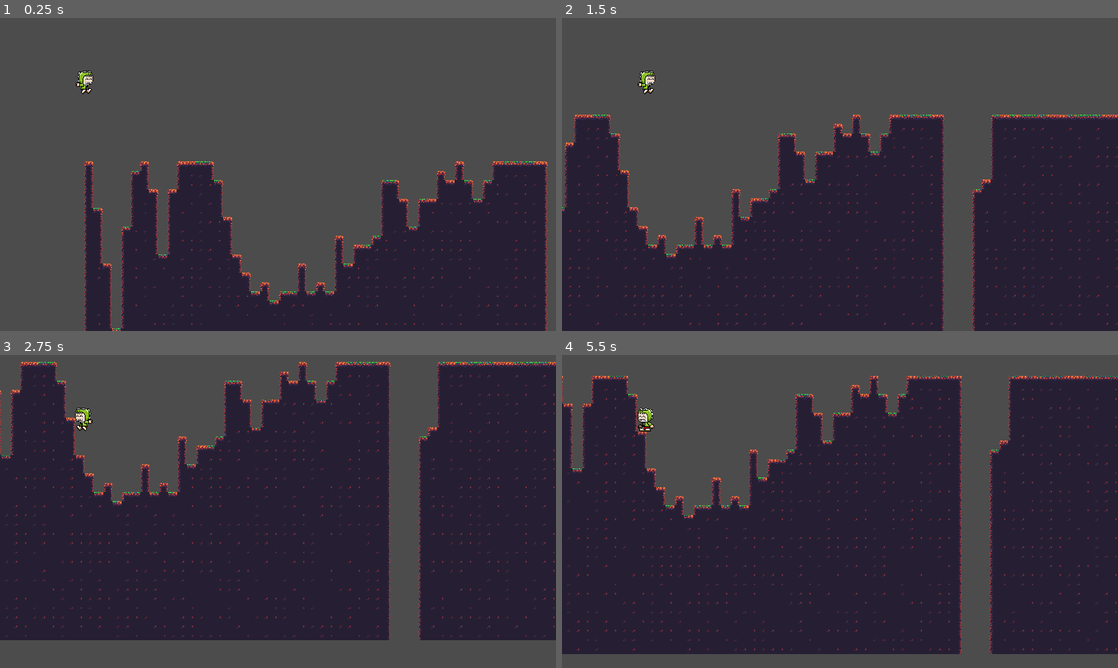
Above: before the commit, frames 1-4 (two rows, left to right).
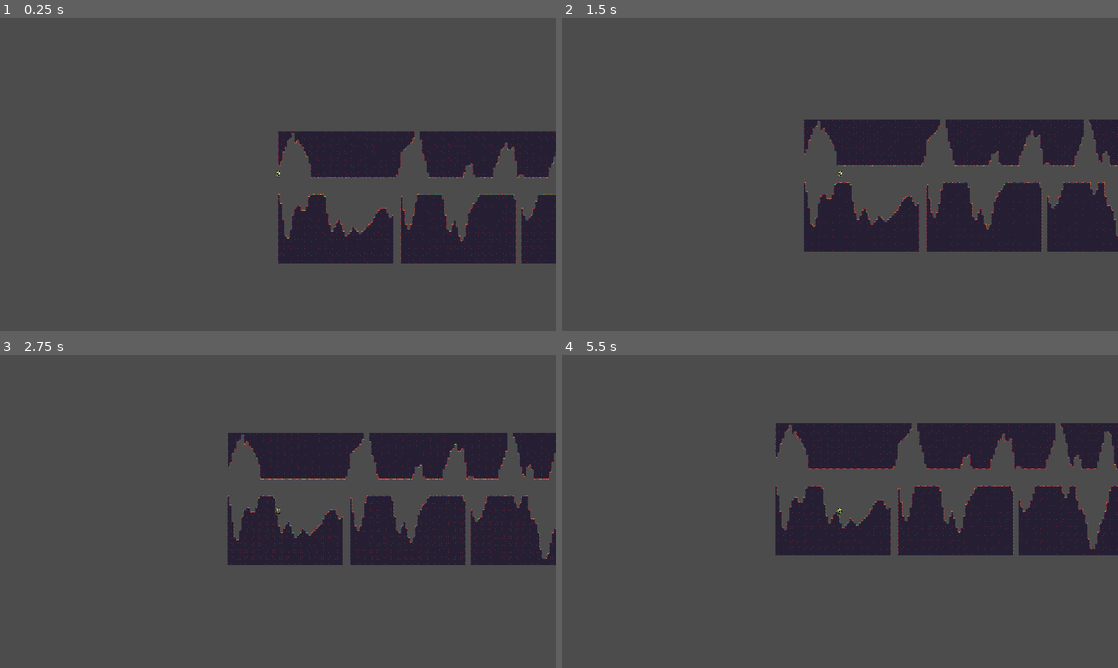
Above: after the commit, the same moments.

Repository: codemonsters/racekombat
Game: Godot game, scene res://Tilemap.tscn
The game is run twice, just before and just after one commit, with the same random seed, the same clock (stepped at 60 frames per second) and the same inputs. This scene is started directly instead of the project's main scene.
Inputs:
- Up to frame 1 (0.25 s): no input
- Up to frame 2 (1.5 s): tap Enter (ui_accept) at 0.5, 0.77 s; hold Right (ui_right) from 0.53 s (still down); tap Space at 0.6 s; tap Shift at 1.35 s
- Up to frame 3 (2.75 s): tap Enter (ui_accept) at 1.52 s; release Right (ui_right) at 2.03 s; hold Left (ui_left) from 2.03 s (still down); tap Keypad Enter at 2.1 s
- Up to frame 4 (5.5 s): release Left (ui_left) at 2.78 s; hold Right (ui_right) 2.78-4.28 s; tap Space at 2.85, 5.1 s; tap Enter (ui_accept) at 3.02, 3.77, 4.52 s; tap Shift at 3.6 s; hold Left (ui_left) 4.28-5.03 s; tap Keypad Enter at 4.35 s; hold Right (ui_right) from 5.03 s (still down)

The runs differ from the first frame. In frame 1, 34% of the frame differs, in the area x 13-100%, y 16-100%; in frame 2, 44%; in frame 3, 59%; in frame 4, 60%, in the area x 0-100%, y 6-96%.

Commit message:
Techo añadido

Diff:
--- a/server/Generation.gd
+++ b/server/Generation.gd
@@ -4,20 +4,31 @@
 
 func _ready():
 	randomize()
-#_create_noise(50,30,0,10)
-#_create_noise(50,30,50*1+10,10)
+	var length = 10
+	var width = 50
 	var distance = 0
-	for x in range(10):
-		var width = 50
-		_create_noise(width,30,x*width+distance,10)
+	var total_distance = 0
+
+	for x in range(length):
+		total_distance += distance
+		_create_noise(width, 30, x * width + total_distance, 10)
+		var tile = $TileMap.world_to_map(Vector2(width * x + total_distance, 30))
 		distance = randi()%10+1
+		print(tile)
+		#if rand_range(1, 10) > 8:
+			#distance = 20
+	_create_noise_roof(width * length + total_distance, 20, 0, -3)
+
+
+
 
 func _create_noise(width,height,pos_x,pos_y):
 	noise.seed = randi()
-	noise.octaves = 4
-	noise.period = rand_range(10.0,20.0)
-	print(noise.period)
+	noise.octaves = 20
+	noise.period = 15.0 #rand_range(15.0, 30.0)
 	noise.persistence = 0.8
+
+
 	for x in range(width):
 		for y in range(height):
 			var noise_height = noise.get_noise_1d(x)
@@ -25,6 +36,19 @@
 			if ceil(noise_height * 40) < y :
 				$TileMap.set_cellv(Vector2(pos_x+x, pos_y+y), 2)
 
+	$TileMap.update_bitmask_region()
 
+func _create_noise_roof(width, height, pos_x, pos_y):
+	noise.seed = randi()
+	noise.octaves = 8
+	noise.period = 10
+	noise.persistence = 0.5
+	for x in range(width):
+		for y in range(height):
+			var noise_height = noise.get_noise_1d(x)
 
-	$TileMap.update_bitmask_region()
+			if ceil(noise_height * 40) < y :
+				$RoofTileMap.set_cellv(Vector2(pos_x+x, pos_y+y), 0)
+
+	$RoofTileMap.scale.y = -1
+	$RoofTileMap.update_bitmask_region()
--- a/server/Tilemap.tscn
+++ b/server/Tilemap.tscn
@@ -1,13 +1,15 @@
-[gd_scene load_steps=21 format=2]
+[gd_scene load_steps=35 format=2]
 
 [ext_resource path="res://assets/platformer_in_the_forest.png" type="Texture" id=1]
-[ext_resource path="res://TileMap.gd" type="Script" id=4]
 [ext_resource path="res://Generation.gd" type="Script" id=5]
 [ext_resource path="res://Player.tscn" type="PackedScene" id=6]
 
 [sub_resource type="ConvexPolygonShape2D" id=1]
 points = PoolVector2Array( 0, 0, 16, 0, 16, 0, 0, 0 )
 
+[sub_resource type="ConvexPolygonShape2D" id=2]
+points = PoolVector2Array( 0, 0, 16, 0, 16, 16, 0, 16 )
+
 [sub_resource type="ConvexPolygonShape2D" id=3]
 points = PoolVector2Array( 0, 0, 16, 0, 16, 16, 0, 16 )
 
@@ -36,10 +38,10 @@
 points = PoolVector2Array( 0, 0, 16, 0, 16, 16, 0, 16 )
 
 [sub_resource type="ConvexPolygonShape2D" id=12]
-points = PoolVector2Array( 0, 0, 16, 0, 16, 16, 0, 16 )
+points = PoolVector2Array( 16, 16, 0, 16, 0, 0, 16, 0 )
 
 [sub_resource type="ConvexPolygonShape2D" id=13]
-points = PoolVector2Array( 16, 16, 0, 16, 0, 0, 16, 0 )
+points = PoolVector2Array( 0, 0, 16, 0, 16, 16, 0, 16 )
 
 [sub_resource type="ConvexPolygonShape2D" id=14]
 points = PoolVector2Array( 0, 0, 16, 0, 16, 16, 0, 16 )
@@ -47,10 +49,7 @@
 [sub_resource type="ConvexPolygonShape2D" id=15]
 points = PoolVector2Array( 0, 0, 16, 0, 16, 16, 0, 16 )
 
-[sub_resource type="ConvexPolygonShape2D" id=16]
-points = PoolVector2Array( 0, 0, 16, 0, 16, 16, 0, 16 )
-
-[sub_resource type="TileSet" id=2]
+[sub_resource type="TileSet" id=16]
 2/name = "prueba"
 2/texture = ExtResource( 1 )
 2/tex_offset = Vector2( 0, 0 )
@@ -83,10 +82,16 @@
 "autotile_coord": Vector2( 0, 0 ),
 "one_way": false,
 "one_way_margin": 1.0,
+"shape": SubResource( 2 ),
+"shape_transform": Transform2D( 1, 0, 0, 1, 0, 0 )
+}, {
+"autotile_coord": Vector2( 1, 0 ),
+"one_way": false,
+"one_way_margin": 1.0,
 "shape": SubResource( 3 ),
 "shape_transform": Transform2D( 1, 0, 0, 1, 0, 0 )
 }, {
-"autotile_coord": Vector2( 1, 0 ),
+"autotile_coord": Vector2( 2, 0 ),
 "one_way": false,
 "one_way_margin": 1.0,
 "shape": SubResource( 4 ),
@@ -98,19 +103,19 @@
 "shape": SubResource( 5 ),
 "shape_transform": Transform2D( 1, 0, 0, 1, 0, 0 )
 }, {
-"autotile_coord": Vector2( 2, 0 ),
+"autotile_coord": Vector2( 3, 0 ),
 "one_way": false,
 "one_way_margin": 1.0,
 "shape": SubResource( 6 ),
 "shape_transform": Transform2D( 1, 0, 0, 1, 0, 0 )
 }, {
-"autotile_coord": Vector2( 3, 0 ),
+"autotile_coord": Vector2( 4, 0 ),
 "one_way": false,
 "one_way_margin": 1.0,
 "shape": SubResource( 7 ),
 "shape_transform": Transform2D( 1, 0, 0, 1, 0, 0 )
 }, {
-"autotile_coord": Vector2( 4, 0 ),
+"autotile_coord": Vector2( 5, 0 ),
 "one_way": false,
 "one_way_margin": 1.0,
 "shape": SubResource( 8 ),
@@ -122,66 +127,220 @@
 "shape": SubResource( 9 ),
 "shape_transform": Transform2D( 1, 0, 0, 1, 0, 0 )
 }, {
-"autotile_coord": Vector2( 5, 0 ),
+"autotile_coord": Vector2( 1, 1 ),
 "one_way": false,
 "one_way_margin": 1.0,
 "shape": SubResource( 10 ),
 "shape_transform": Transform2D( 1, 0, 0, 1, 0, 0 )
 }, {
-"autotile_coord": Vector2( 1, 1 ),
+"autotile_coord": Vector2( 2, 1 ),
 "one_way": false,
 "one_way_margin": 1.0,
 "shape": SubResource( 11 ),
 "shape_transform": Transform2D( 1, 0, 0, 1, 0, 0 )
 }, {
-"autotile_coord": Vector2( 2, 1 ),
+"autotile_coord": Vector2( 6, 0 ),
 "one_way": false,
 "one_way_margin": 1.0,
 "shape": SubResource( 12 ),
 "shape_transform": Transform2D( 1, 0, 0, 1, 0, 0 )
 }, {
-"autotile_coord": Vector2( 6, 0 ),
+"autotile_coord": Vector2( 5, 1 ),
 "one_way": false,
 "one_way_margin": 1.0,
 "shape": SubResource( 13 ),
 "shape_transform": Transform2D( 1, 0, 0, 1, 0, 0 )
 }, {
-"autotile_coord": Vector2( 5, 1 ),
+"autotile_coord": Vector2( 3, 1 ),
 "one_way": false,
 "one_way_margin": 1.0,
 "shape": SubResource( 14 ),
 "shape_transform": Transform2D( 1, 0, 0, 1, 0, 0 )
 }, {
-"autotile_coord": Vector2( 3, 1 ),
+"autotile_coord": Vector2( 6, 1 ),
 "one_way": false,
 "one_way_margin": 1.0,
 "shape": SubResource( 15 ),
-"shape_transform": Transform2D( 1, 0, 0, 1, 0, 0 )
-}, {
-"autotile_coord": Vector2( 6, 1 ),
-"one_way": false,
-"one_way_margin": 1.0,
-"shape": SubResource( 16 ),
 "shape_transform": Transform2D( 1, 0, 0, 1, 0, 0 )
 } ]
 2/z_index = 0
 
+[sub_resource type="ConvexPolygonShape2D" id=17]
+points = PoolVector2Array( 0, 0, 16, 0, 16, 16, 0, 16 )
+
+[sub_resource type="ConvexPolygonShape2D" id=18]
+points = PoolVector2Array( 0, 0, 16, 0, 16, 16, 0, 16 )
+
+[sub_resource type="ConvexPolygonShape2D" id=19]
+points = PoolVector2Array( 0, 0, 16, 0, 16, 16, 0, 16 )
+
+[sub_resource type="ConvexPolygonShape2D" id=20]
+points = PoolVector2Array( 0, 0, 16, 0, 16, 16, 0, 16 )
+
+[sub_resource type="ConvexPolygonShape2D" id=21]
+points = PoolVector2Array( 0, 0, 16, 0, 16, 16, 0, 16 )
+
+[sub_resource type="ConvexPolygonShape2D" id=22]
+points = PoolVector2Array( 0, 0, 16, 0, 16, 16, 0, 16 )
+
+[sub_resource type="ConvexPolygonShape2D" id=23]
+points = PoolVector2Array( 0, 0, 16, 0, 16, 16, 0, 16 )
+
+[sub_resource type="ConvexPolygonShape2D" id=24]
+points = PoolVector2Array( 0, 0, 16, 0, 16, 16, 0, 16 )
+
+[sub_resource type="ConvexPolygonShape2D" id=25]
+points = PoolVector2Array( 0, 0, 16, 0, 16, 16, 0, 16 )
+
+[sub_resource type="ConvexPolygonShape2D" id=26]
+points = PoolVector2Array( 0, 0, 16, 0, 16, 16, 0, 16 )
+
+[sub_resource type="ConvexPolygonShape2D" id=27]
+points = PoolVector2Array( 0, 0, 16, 0, 16, 16, 0, 16 )
+
+[sub_resource type="ConvexPolygonShape2D" id=28]
+points = PoolVector2Array( 0, 0, 16, 0, 16, 16, 0, 16 )
+
+[sub_resource type="ConvexPolygonShape2D" id=29]
+points = PoolVector2Array( 0, 0, 16, 0, 16, 16, 0, 16 )
+
+[sub_resource type="ConvexPolygonShape2D" id=30]
+points = PoolVector2Array( 0, 0, 16, 0, 16, 16, 0, 16 )
+
+[sub_resource type="TileSet" id=31]
+0/name = "platformer_in_the_forest.png 0"
+0/texture = ExtResource( 1 )
+0/tex_offset = Vector2( 0, 0 )
+0/modulate = Color( 1, 1, 1, 1 )
+0/region = Rect2( 112, 0, 112, 32 )
+0/tile_mode = 1
+0/autotile/bitmask_mode = 1
+0/autotile/bitmask_flags = [ Vector2( 0, 0 ), 504, Vector2( 0, 1 ), 511, Vector2( 1, 0 ), 504, Vector2( 1, 1 ), 432, Vector2( 2, 0 ), 504, Vector2( 2, 1 ), 216, Vector2( 3, 0 ), 432, Vector2( 3, 1 ), 438, Vector2( 4, 0 ), 504, Vector2( 4, 1 ), 511, Vector2( 5, 0 ), 216, Vector2( 5, 1 ), 219, Vector2( 6, 0 ), 144, Vector2( 6, 1 ), 146 ]
+0/autotile/icon_coordinate = Vector2( 4, 1 )
+0/autotile/tile_size = Vector2( 16, 16 )
+0/autotile/spacing = 0
+0/autotile/occluder_map = [  ]
+0/autotile/navpoly_map = [  ]
+0/autotile/priority_map = [  ]
+0/autotile/z_index_map = [  ]
+0/occluder_offset = Vector2( 0, 0 )
+0/navigation_offset = Vector2( 0, 0 )
+0/shape_offset = Vector2( 0, 0 )
+0/shape_transform = Transform2D( 1, 0, 0, 1, 0, 0 )
+0/shape = SubResource( 17 )
+0/shape_one_way = false
+0/shape_one_way_margin = 1.0
+0/shapes = [ {
+"autotile_coord": Vector2( 0, 0 ),
+"one_way": false,
+"one_way_margin": 1.0,
+"shape": SubResource( 17 ),
+"shape_transform": Transform2D( 1, 0, 0, 1, 0, 0 )
+}, {
+"autotile_coord": Vector2( 0, 1 ),
+"one_way": false,
+"one_way_margin": 1.0,
+"shape": SubResource( 18 ),
+"shape_transform": Transform2D( 1, 0, 0, 1, 0, 0 )
+}, {
+"autotile_coord": Vector2( 1, 0 ),
+"one_way": false,
+"one_way_margin": 1.0,
+"shape": SubResource( 19 ),
+"shape_transform": Transform2D( 1, 0, 0, 1, 0, 0 )
+}, {
+"autotile_coord": Vector2( 1, 1 ),
+"one_way": false,
+"one_way_margin": 1.0,
+"shape": SubResource( 20 ),
+"shape_transform": Transform2D( 1, 0, 0, 1, 0, 0 )
+}, {
+"autotile_coord": Vector2( 2, 0 ),
+"one_way": false,
+"one_way_margin": 1.0,
+"shape": SubResource( 21 ),
+"shape_transform": Transform2D( 1, 0, 0, 1, 0, 0 )
+}, {
+"autotile_coord": Vector2( 2, 1 ),
+"one_way": false,
+"one_way_margin": 1.0,
+"shape": SubResource( 22 ),
+"shape_transform": Transform2D( 1, 0, 0, 1, 0, 0 )
+}, {
+"autotile_coord": Vector2( 3, 0 ),
+"one_way": false,
+"one_way_margin": 1.0,
+"shape": SubResource( 23 ),
+"shape_transform": Transform2D( 1, 0, 0, 1, 0, 0 )
+}, {
+"autotile_coord": Vector2( 3, 1 ),
+"one_way": false,
+"one_way_margin": 1.0,
+"shape": SubResource( 24 ),
+"shape_transform": Transform2D( 1, 0, 0, 1, 0, 0 )
+}, {
+"autotile_coord": Vector2( 4, 0 ),
+"one_way": false,
+"one_way_margin": 1.0,
+"shape": SubResource( 25 ),
+"shape_transform": Transform2D( 1, 0, 0, 1, 0, 0 )
+}, {
+"autotile_coord": Vector2( 4, 1 ),
+"one_way": false,
+"one_way_margin": 1.0,
+"shape": SubResource( 26 ),
+"shape_transform": Transform2D( 1, 0, 0, 1, 0, 0 )
+}, {
+"autotile_coord": Vector2( 5, 0 ),
+"one_way": false,
+"one_way_margin": 1.0,
+"shape": SubResource( 27 ),
+"shape_transform": Transform2D( 1, 0, 0, 1, 0, 0 )
+}, {
+"autotile_coord": Vector2( 5, 1 ),
+"one_way": false,
+"one_way_margin": 1.0,
+"shape": SubResource( 28 ),
+"shape_transform": Transform2D( 1, 0, 0, 1, 0, 0 )
+}, {
+"autotile_coord": Vector2( 6, 0 ),
+"one_way": false,
+"one_way_margin": 1.0,
+"shape": SubResource( 29 ),
+"shape_transform": Transform2D( 1, 0, 0, 1, 0, 0 )
+}, {
+"autotile_coord": Vector2( 6, 1 ),
+"one_way": false,
+"one_way_margin": 1.0,
+"shape": SubResource( 30 ),
+"shape_transform": Transform2D( 1, 0, 0, 1, 0, 0 )
+} ]
+0/z_index = 0
+
 [node name="Node2D" type="Node2D"]
-position = Vector2( 302, 201 )
+position = Vector2( 319.959, 205.49 )
 script = ExtResource( 5 )
 
 [node name="TileMap" type="TileMap" parent="."]
-tile_set = SubResource( 2 )
+position = Vector2( 33.6739, 1.12247 )
+tile_set = SubResource( 16 )
 cell_size = Vector2( 16, 16 )
 cell_custom_transform = Transform2D( 16, 0, 0, 16, 0, 0 )
 show_collision = true
 format = 1
-script = ExtResource( 4 )
+
+[node name="RoofTileMap" type="TileMap" parent="."]
+position = Vector2( 35.9188, 1.12247 )
+tile_set = SubResource( 31 )
+cell_size = Vector2( 16, 16 )
+show_collision = true
+format = 1
 
 [node name="Player" parent="." instance=ExtResource( 6 )]
+position = Vector2( 34.7963, 0 )
 
 [node name="Camera2D" type="Camera2D" parent="Player"]
-position = Vector2( 669.58, 317.838 )
+position = Vector2( 0.592529, 5.79358 )
 scale = Vector2( 2, 2 )
 current = true
-zoom = Vector2( 0.75, 0.75 )
+zoom = Vector2( 3, 3 )
